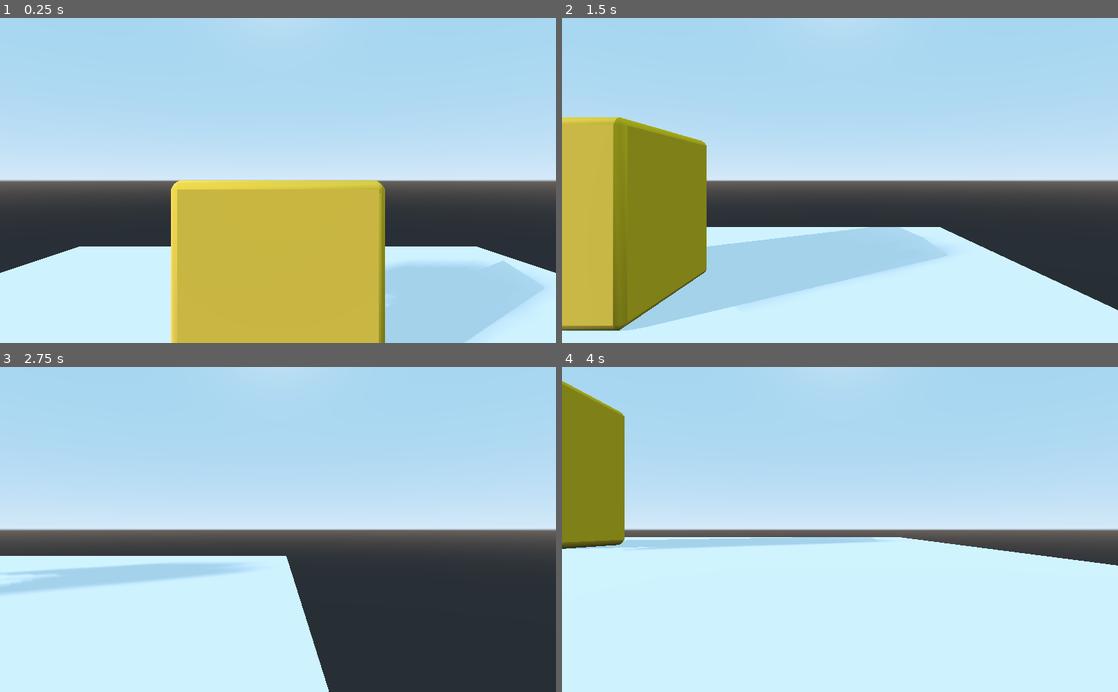
Above: before the commit, frames 1-4 (two rows, left to right).
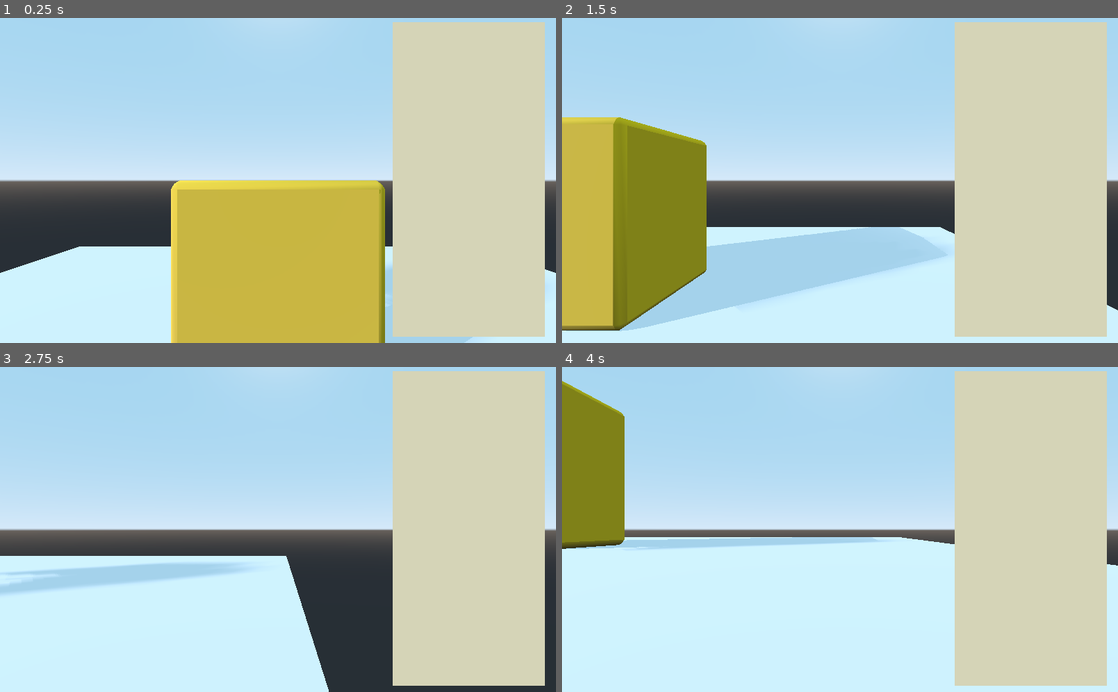
Above: after the commit, the same moments.

Repository: Lucascito03/Block-Game-Project
Game: Godot game, scene res://plane.tscn
The game is run twice, just before and just after one commit, with the same random seed, the same clock (stepped at 60 frames per second) and the same inputs.
Inputs (mouse positions are in pixels of both pictures, inside the frame that each line leads up to):
- Up to frame 1 (0.25 s): no input
- Up to frame 2 (1.5 s): tap Enter at 0.5 s; move the mouse to (962, 164) at 0.52 s; hold D 0.53-1.25 s; tap Q at 0.6 s; click (962, 164) at 0.67 s; drag from (728, 196) to (812, 245) at 1.27 s
- Up to frame 3 (2.75 s): tap Space at 2 s; move the mouse to (333, 458) at 2.02 s; hold D from 2.03 s (still down); tap Q at 2.1 s
- Up to frame 4 (4 s): release D at 2.75 s; drag from (812, 594) to (673, 480) at 2.77 s; tap Enter at 3.5 s; move the mouse to (1006, 578) at 3.52 s; hold A from 3.53 s (still down); tap Q at 3.6 s

The runs differ from the first frame. In frame 1, 26% of the frame differs, in the area x 70-98%, y 1-99%; in frame 2, 26%; in frame 3, 26%; in frame 4, 26%.

Commit message:
Add a panel for UI

Diff:
--- a/Project Yellow Cube/plane.tscn
+++ b/Project Yellow Cube/plane.tscn
@@ -10,6 +10,9 @@
 albedo_color = Color( 1, 0.815686, 0.0470588, 1 )
 
 [sub_resource type="BoxShape" id=6]
+
+[sub_resource type="StyleBoxFlat" id=9]
+bg_color = Color( 0.839216, 0.835294, 0.721569, 1 )
 
 [node name="Spatial" type="Spatial"]
 
@@ -45,3 +48,14 @@
 transform = Transform( 1, 0, 0, 0, 1, 0, 0, 0, 1, 0, 2, 4 )
 fov = 52.5473
 script = ExtResource( 1 )
+
+[node name="UI" type="Control" parent="."]
+margin_right = 40.0
+margin_bottom = 40.0
+
+[node name="Panel" type="PanelContainer" parent="UI"]
+margin_left = 723.0
+margin_top = 8.0
+margin_right = 1004.0
+margin_bottom = 588.0
+custom_styles/panel = SubResource( 9 )
Not shown: 1 places in Project Yellow Cube/plane.tscn that only renumber resources
